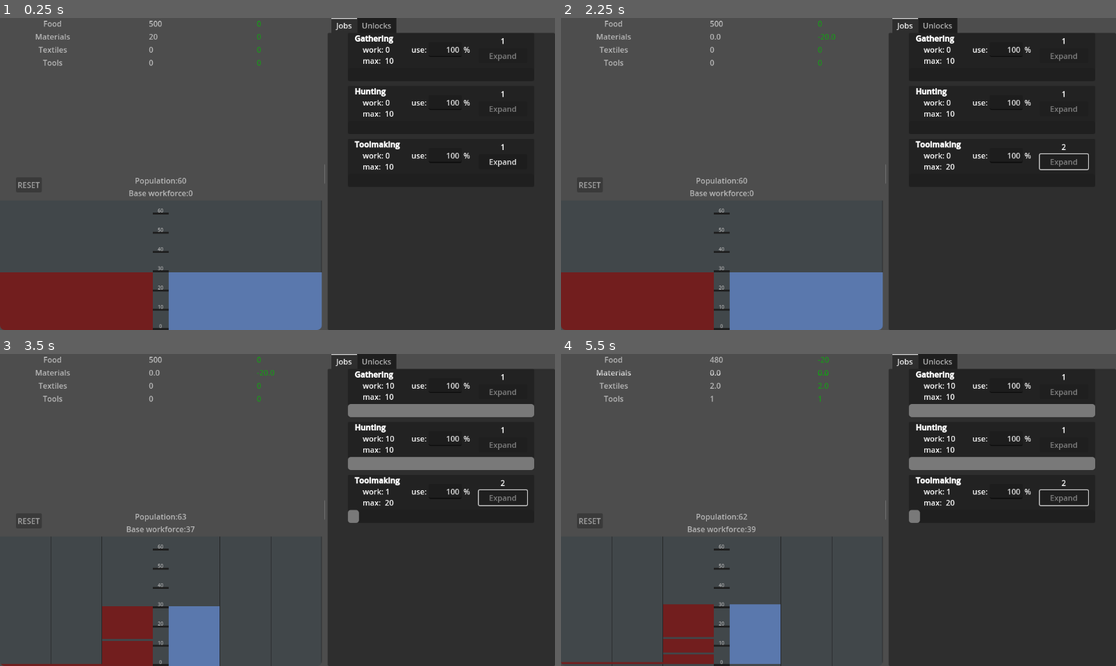
Above: before the commit, frames 1-4 (two rows, left to right).
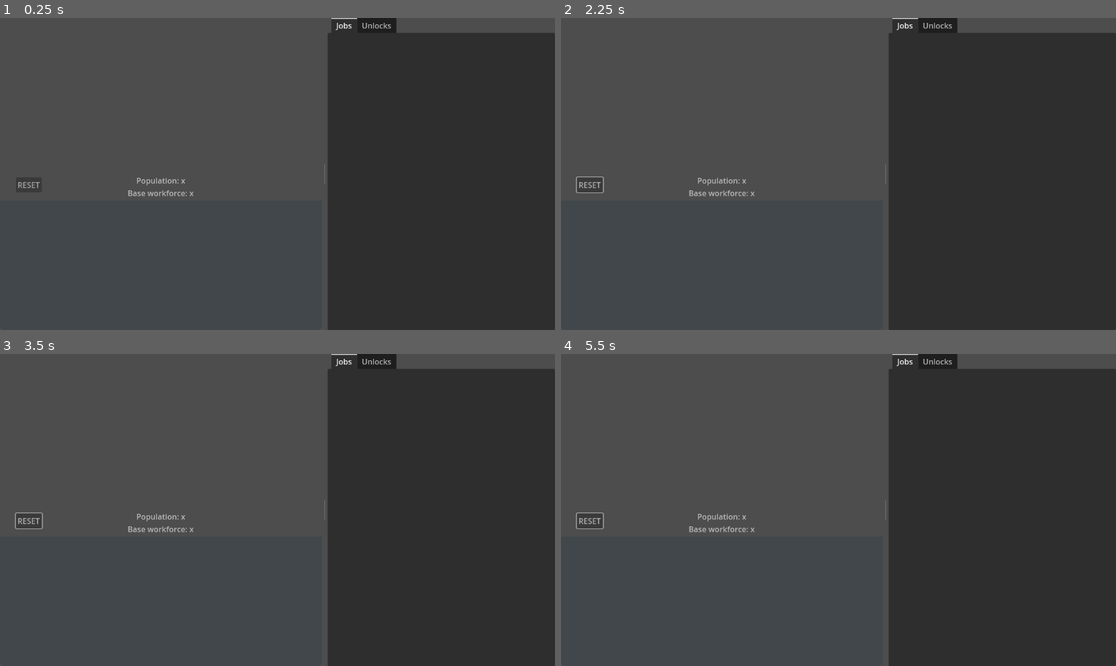
Above: after the commit, the same moments.

Repository: drahosh/bootstrap-civilization
Game: Godot game, scene res://main/main.tscn
Same seed, same stepped clock (60 frames per second), same inputs: the game is played once before the commit and once after it.
Inputs (mouse positions are in pixels of both pictures, inside the frame that each line leads up to):
- Up to frame 1 (0.25 s): no input
- Up to frame 2 (2.25 s): click (1066, 161) at 0.5 s, where only the run before the commit has a clickable "Expand"; click "RESET" at 1.25 s; click (1066, 161) at 2 s, where only the run before the commit has a clickable "Expand"
- Up to frame 3 (3.5 s): move the mouse to (399, 494) at 2.77 s; tap F at 2.85 s; click (399, 494) at 2.92 s
- Up to frame 4 (5.5 s): drag from (727, 525) to (810, 572) at 3.52 s; move the mouse to (894, 441) at 4.27 s; tap F at 4.35 s; click (894, 441) at 4.42 s; drag from (810, 572) to (672, 463) at 5.02 s

The runs differ from the first frame. In frame 1, 12% of the frame differs, in the area x 0-93%, y 0-100%; in frame 2, 12%, in the area x 0-96%, y 0-100%; in frame 3, 8.4%; in frame 4, 8.4%.
Error after the commit: Parse Error: Function "_calculate_deaths()" not found in base self. (res://population/population.gd:191)

Commit message:
small refactor

Diff:
--- a/data/default_jobs.gd
+++ b/data/default_jobs.gd
@@ -16,7 +16,7 @@
 			line.init(
 				Enums.job_names[job],
 				10,
-				{r.FOOD: 2, r.MATERIALS: 0.1, r.TEXTILES: 0},
+				{r.FOOD: 2, r.MATERIALS: 0.1},
 				{},
 				{r.TOOLS: 10},
 				"Walk around looking for stuff to eat"
@@ -25,7 +25,7 @@
 			line.init(
 				Enums.job_names[job],
 				10,
-				{r.FOOD: 2, r.MATERIALS: 0, r.TEXTILES: 0.2},
+				{r.FOOD: 2, r.TEXTILES: 0.2},
 				{},
 				{r.TOOLS: 20},
 				"Hunt larger animals in groups"
--- a/jobs/job.gd
+++ b/jobs/job.gd
@@ -105,8 +105,16 @@
 	_update_main_description()
 
 
+func _correct_wanted_percentage():
+	# correct value if user inputs nonsense
+	var percentage = $Panel/VBoxContainer/HBoxContainer/WantedPercentage.text
+	if not percentage.is_valid_int() or int(percentage) < 0 or int(percentage) > 100:
+		$Panel/VBoxContainer/HBoxContainer/WantedPercentage.text = "100"
+
+
 func tick():
 	# before this function is called, current workforce is set from outside
+	_correct_wanted_percentage()
 	redraw()
 	Resources.change_resources(input, true, workforce_current)
 	Resources.change_resources(output, false, workforce_current)
@@ -115,16 +123,12 @@
 func get_desired_workforce():
 	# returns how many workers this can take taking into account available input
 	var max = workforce_max
-	var wanted_percentage = $Panel/VBoxContainer/HBoxContainer/LineEdit.text
-	if wanted_percentage.is_valid_int():
-		wanted_percentage = int(wanted_percentage)
-	else:
-		$Panel/VBoxContainer/HBoxContainer/LineEdit.text = 100
-		wanted_percentage = 100
-	var wanted_max = int(max * float(wanted_percentage) / 100)
+	_correct_wanted_percentage()
+	var wanted_percentage = int($Panel/VBoxContainer/HBoxContainer/WantedPercentage.text)
+	var wanted_max = floor(max * float(wanted_percentage) / 100)
 	for resource in input:
 		var amount = Resources.resources[resource]
-		wanted_max = min(wanted_max, amount / input[resource])
+		wanted_max = min(wanted_max, floor(amount / input[resource]))
 	return wanted_max
 
 
--- a/jobs/job.tscn
+++ b/jobs/job.tscn
@@ -65,7 +65,7 @@
 horizontal_alignment = 1
 vertical_alignment = 1
 
-[node name="LineEdit" type="LineEdit" parent="Panel/VBoxContainer/HBoxContainer"]
+[node name="WantedPercentage" type="LineEdit" parent="Panel/VBoxContainer/HBoxContainer"]
 layout_mode = 2
 size_flags_horizontal = 0
 size_flags_vertical = 6
--- a/main/resources.gd
+++ b/main/resources.gd
@@ -4,25 +4,21 @@
 var resource_line: PackedScene = preload("res://main/resource_line.tscn")
 static var resources: Dictionary = {}  # map of resource name to amount
 static var resource_changes: Dictionary = {}  # map of changes from last tick. Is reset to 0 at start of tick, then increased or decreased during processing
-var enabled_resources = []  # list of resources shown in UI
+var visible_resources = []  # list of resources shown in UI
 
 
 func _setup():
-	enabled_resources = [
+	visible_resources = [
 		Enums.resource_types.FOOD,
 		Enums.resource_types.MATERIALS,
 		Enums.resource_types.TEXTILES,
 		Enums.resource_types.TOOLS,
 	]
-	Resources.resources = {
-		Enums.resource_types.FOOD: 500,
-		Enums.resource_types.MATERIALS: 20,
-		Enums.resource_types.TEXTILES: 0,
-		Enums.resource_types.METALS: 0,
-		Enums.resource_types.TOOLS: 0,
-	}
+
 	for key in Enums.resource_types.values():
-		Resources.resource_changes[key] = 0
+		resources[key] = 0
+		resource_changes[key] = 0
+	resources[Enums.resource_types.FOOD] = 100
 	redraw_resource_list()
 
 
@@ -30,7 +26,7 @@
 func redraw_resource_list():
 	for child in get_children():
 		child.free()
-	for resource in enabled_resources:
+	for resource in visible_resources:
 		var line: Resource_line = resource_line.instantiate() as Resource_line
 
 		line.set_label(Enums.resource_names[resource])
@@ -74,7 +70,7 @@
 	return {
 		"resources": resources,
 		"resource_changes": resource_changes,
-		"enabled_resources": enabled_resources,
+		"visible_resources": visible_resources,
 	}
 
 
@@ -86,14 +82,14 @@
 	resource_changes = {}
 	for key in dict["resource_changes"]:
 		resource_changes[int(key)] = dict["resource_changes"][key]
-	enabled_resources = []
-	for value in dict["enabled_resources"]:
-		enabled_resources.append(int(value))
+	visible_resources = []
+	for value in dict["visible_resources"]:
+		visible_resources.append(int(value))
 	redraw_resource_list()
 
 
 func unlock_resource(resource: int):
-	enabled_resources.append(resource)
+	visible_resources.append(resource)
 	if resource not in resources:
 		resources[resource] = 0
 	redraw_resource_list()
--- a/population/population.gd
+++ b/population/population.gd
@@ -34,10 +34,12 @@
 var old_work_exponential = 0.95
 var young_work_exponential = 0.9
 var start_working_age = 8
-
-
-static func get_population_total():
-	return Utils.sum_array(population_male) + Utils.sum_array(population_female)
+static var population_total: int
+
+
+static func calculate_population_total():
+	# needs to be called after population changes in tick
+	population_total = Utils.sum_array(population_male) + Utils.sum_array(population_female)
 
 
 func add_death_rate():
@@ -99,6 +101,7 @@
 	for i in range(30):
 		population_female[i] = 1
 		population_male[i] = 1
+	calculate_population_total()
 
 
 func _increase_age():
@@ -120,27 +123,24 @@
 
 func _eat_food():
 	# eats food (decreases the static resource), returns proportion of desired consumption that was sated
-	var desired_consumption = get_population_total()
+	var desired_consumption = population_total
 	var food = Resources.resources[Enums.resource_types.FOOD]
-	if food > desired_consumption:
-		Resources.resources[Enums.resource_types.FOOD] -= desired_consumption
-		Resources.resource_changes[Enums.resource_types.FOOD] -= desired_consumption
+	if food >= desired_consumption:
+		Resources.change_resources({Enums.resource_types.FOOD: -desired_consumption})
 		return 1
 	else:
-		Resources.resource_changes[Enums.resource_types.FOOD] -= food
-
-		var satiety = float(food) / desired_consumption
-		Resources.resources[Enums.resource_types.FOOD] = 0
-		return satiety
+		Resources.change_resources({Enums.resource_types.FOOD: -food})
+		return float(food) / desired_consumption
+
 
 
 func _calculate_work(satiety):
 	# Get total workforce for population
-	var satiety_factor  # no food gets you only 10% of work
-	if satiety >= 0.7:
+	var satiety_factor  # no food still gets you 20% work
+	if satiety >= 0.8:
 		satiety_factor = 1
 	else:
-		satiety_factor = 0.3 + satiety
+		satiety_factor = 0.2 + satiety
 	var new_workforce = 0.0
 	for i in range(start_working_age, max_age):
 		new_workforce += population_female[i] * work_rates[i] * female_work_multiplier
@@ -154,18 +154,18 @@
 	# adds new 0 year old people
 	var births_female = 0
 	var births_male = 0
+
 	for i in range(18, max_age):
 		var potential = (
-			satiety
-			* (population_female[i] * female_birth_influence + population_male[i] * (1 - female_birth_influence))
+			population_female[i] * female_birth_influence + population_male[i] * (1 - female_birth_influence)
 		)
-		births_female += Utils.simulate_random_events(round(potential / 2), birth_rates[i])
-		births_male += Utils.simulate_random_events(round(potential / 2), birth_rates[i])
+
+		births_female += Utils.simulate_random_events(round(potential / 2), birth_rates[i] * satiety)
+		births_male += Utils.simulate_random_events(round(potential / 2), birth_rates[i] * satiety)
 	population_female[0] = births_female
 	population_male[0] = births_male
 
 
-func _calculate_deaths(satiety):
 	# remove people. each person has death rate chance to die each turn
 	var satiety_multiplier
 	if satiety >= 0.7:
@@ -179,17 +179,18 @@
 
 func _redraw_ui():
 	get_node("Pyramid").queue_redraw()
-	get_node("Label").text = "Population:%s\nBase workforce:%s" % [get_population_total(), workforce_total]
+	get_node("Label").text = "Population:%s\nBase workforce:%s" % [population_total, workforce_total]
 
 
 func tick():
-	var old_population = get_population_total()
+	var old_population = population_total
 	_increase_age()
 	var satiety = _eat_food()  # 1 means everyone has more than enough food, 0 means total starvation
 	_calculate_work(satiety)
 	_calculate_births(satiety)
 	_calculate_deaths(satiety)
-	population_change = get_population_total() - old_population
+	calculate_population_total()
+	population_change = population_total - old_population
 	_redraw_ui()
 
 
--- a/unlocks/unlock_clothmaking.gd
+++ b/unlocks/unlock_clothmaking.gd
@@ -8,7 +8,7 @@
 
 
 func checkUnlock() -> bool:
-	return Population.get_population_total() >= 500
+	return Population.population_total >= 500
 
 
 func unlock() -> void:
--- a/unlocks/unlock_recreation.gd
+++ b/unlocks/unlock_recreation.gd
@@ -4,11 +4,11 @@
 
 
 func checkVisible() -> bool:
-	return Resources.resources[Enums.resource_types.FOOD] >= 2000
+	return Population.population_total >= 200
 
 
 func checkUnlock() -> bool:
-	return Resources.resources[Enums.resource_types.FOOD] >= 10000
+	return Population.population_total >= 800
 
 
 func unlock() -> void:
@@ -17,5 +17,5 @@
 
 
 func _ready() -> void:
-	description_1 = "Stockpile 1000 food"
+	description_1 = "Reach 800 population"
 	description_2 = "Recreation"
